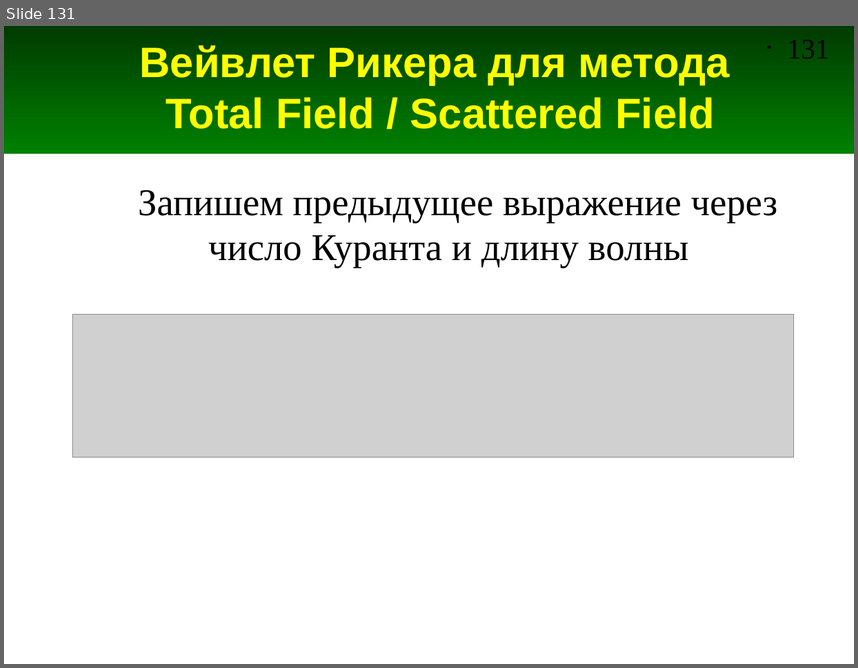
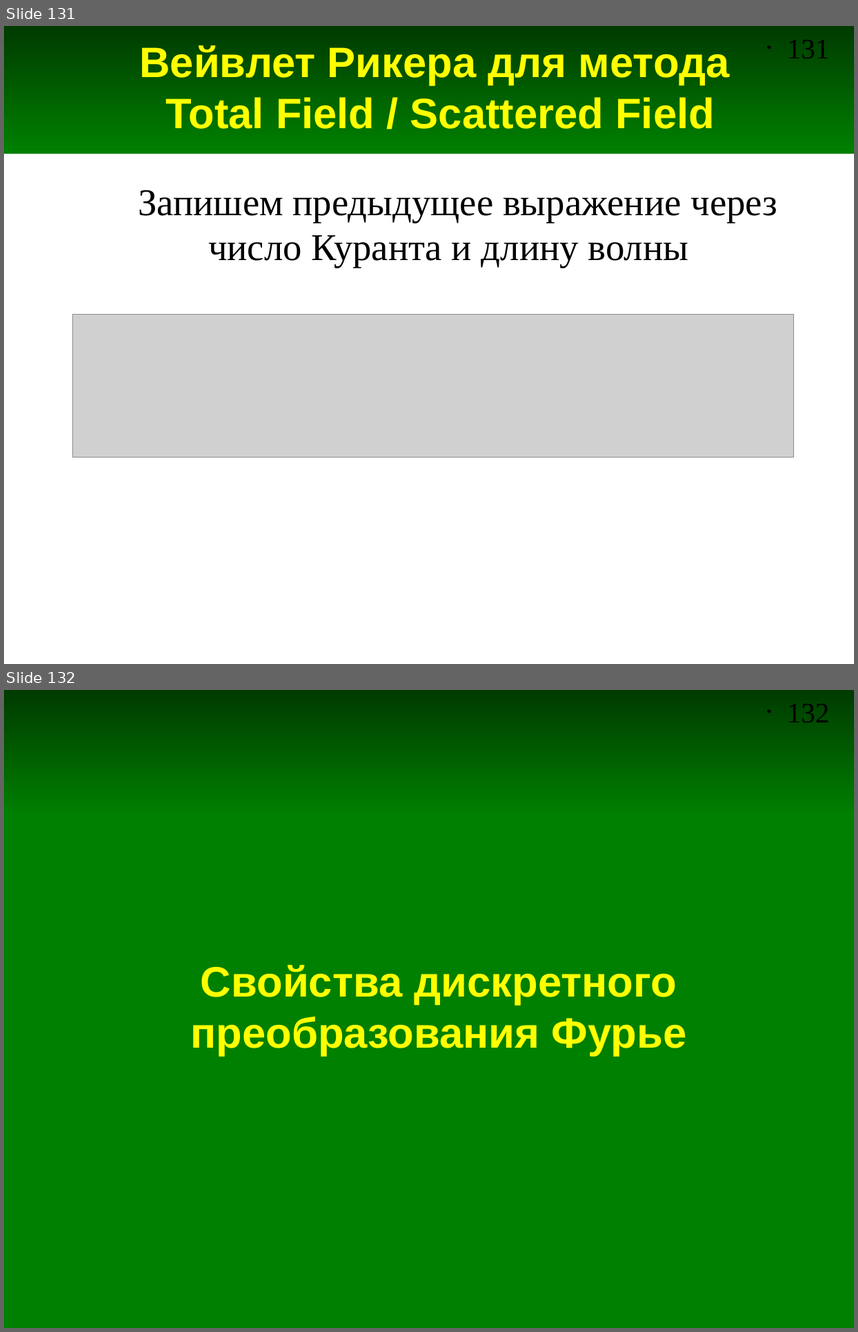
Before and after one commit to andris0147sv/modelling, a slide deck: presentations/2. FDTD.odp. Shown one above the other, each under a label of ours: slide 131 before the commit, slides 131 and 132 after it. The pictures are 858x668 and 858x1332 pixels, drawn with LibreOffice and Linux fonts; fonts in the diff are those of the drawing; grey boxes stand for pictures. Boxes give left, top, right and bottom in pixels: in the first picture for what was removed or moved away, otherwise in the second. Text is boxed around its words. In the diff, an @@ line names an element or a change of style, - is before the commit and + after.

Commit message:
Добавлены слайды про преобразование Фурье

```diff
--- a/presentations/2. FDTD.odp
+++ b/presentations/2. FDTD.odp
@@ slide 132 added at bbox=[4, 690, 854, 1328], background #FFFFFF; not listed: 2 template elements that a slide beside it also shows @@
@@ rectangle added at bbox=[4, 814, 854, 1328], fill #008000, outline #008000 0 pt @@
@@ title added at bbox=[191, 965, 687, 1056], 36 pt, text #FFFF00, bold @@
+Свойства дискретного преобразования Фурье
```
Also in this commit, not shown: 8 other slides added.
